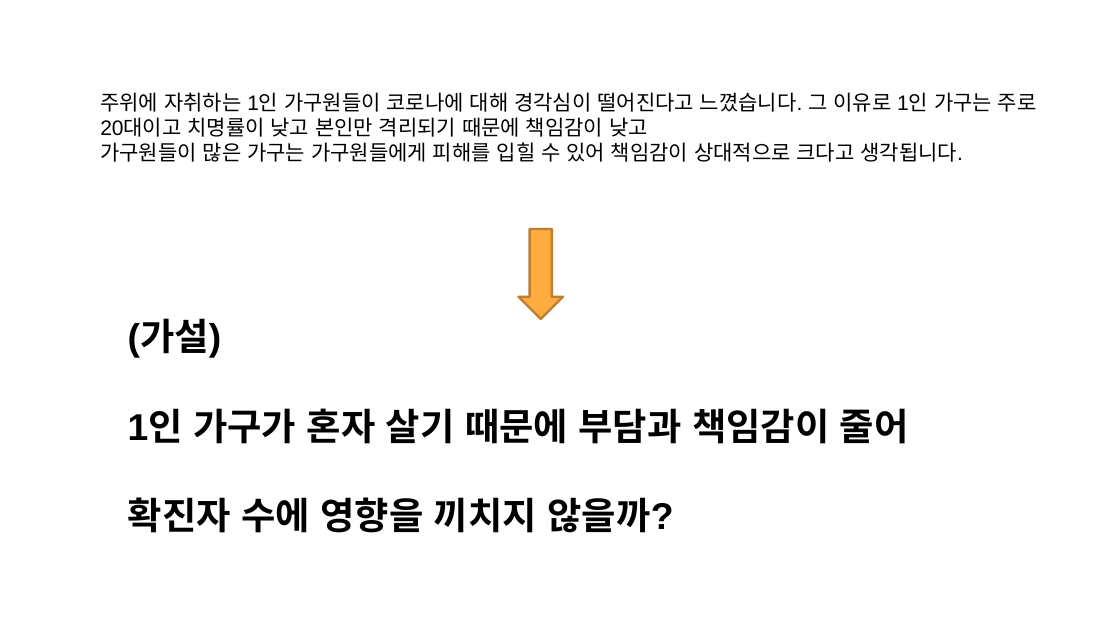
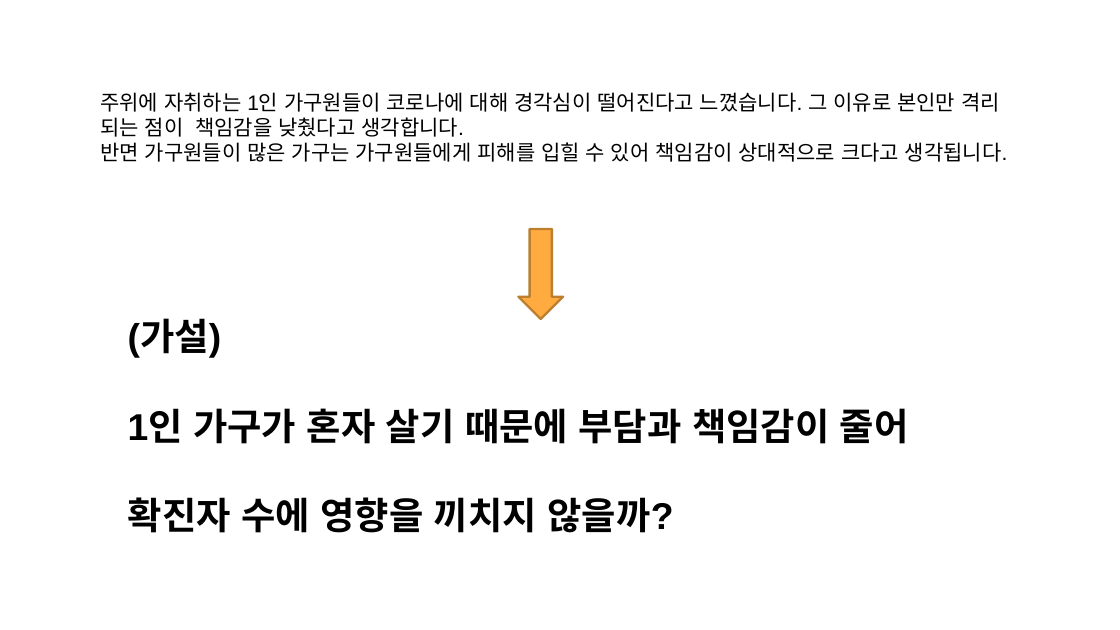
Before and after one commit to JooEHyeon/CORONA19_data_analysis, a slide deck: slide 22 of 최종합본.pptx. Drawn at 1120x630 pixels with LibreOffice and Linux fonts; fonts in the diff are those of the drawing. Boxes give left, top, right and bottom in pixels: in the first picture for what was removed or moved away, otherwise in the second. Text is boxed around its words. In the diff, an @@ line names an element or a change of style, - is before the commit and + after.

```diff
--- a/최종합본.pptx
+++ b/최종합본.pptx
@@ text at bbox=[100, 92, 1007, 162]: text changed @@
-주위에 자취하는 1인 가구원들이 코로나에 대해 경각심이 떨어진다고 느꼈습니다. 그 이유로 1인 가구는 주로 20대이고 치명률이 낮고 본인만 격리되기 때문에 책임감이 낮고
-가구원들이 많은 가구는 가구원들에게 피해를 입힐 수 있어 책임감이 상대적으로 크다고 생각됩니다.
+주위에 자취하는 1인 가구원들이 코로나에 대해 경각심이 떨어진다고 느꼈습니다. 그 이유로 본인만 격리 되는 점이 책임감을 낮췄다고 생각합니다.
+반면 가구원들이 많은 가구는 가구원들에게 피해를 입힐 수 있어 책임감이 상대적으로 크다고 생각됩니다.
```
Also in this commit, not shown: 2 other slides changed.
